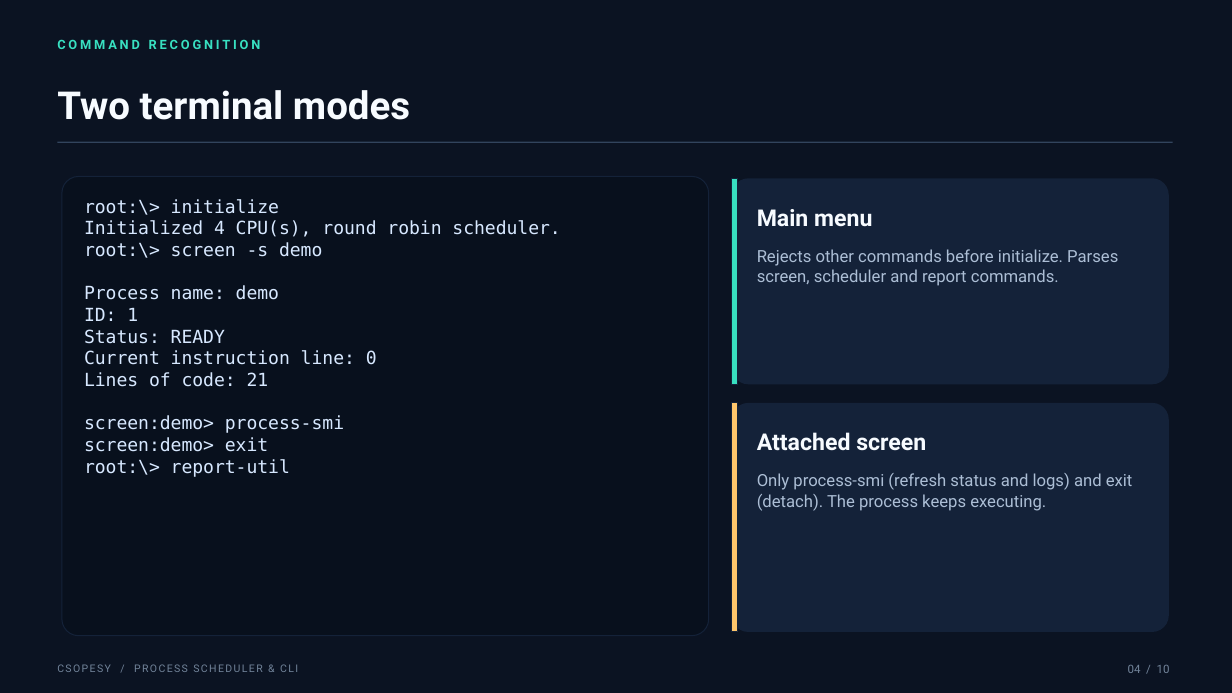
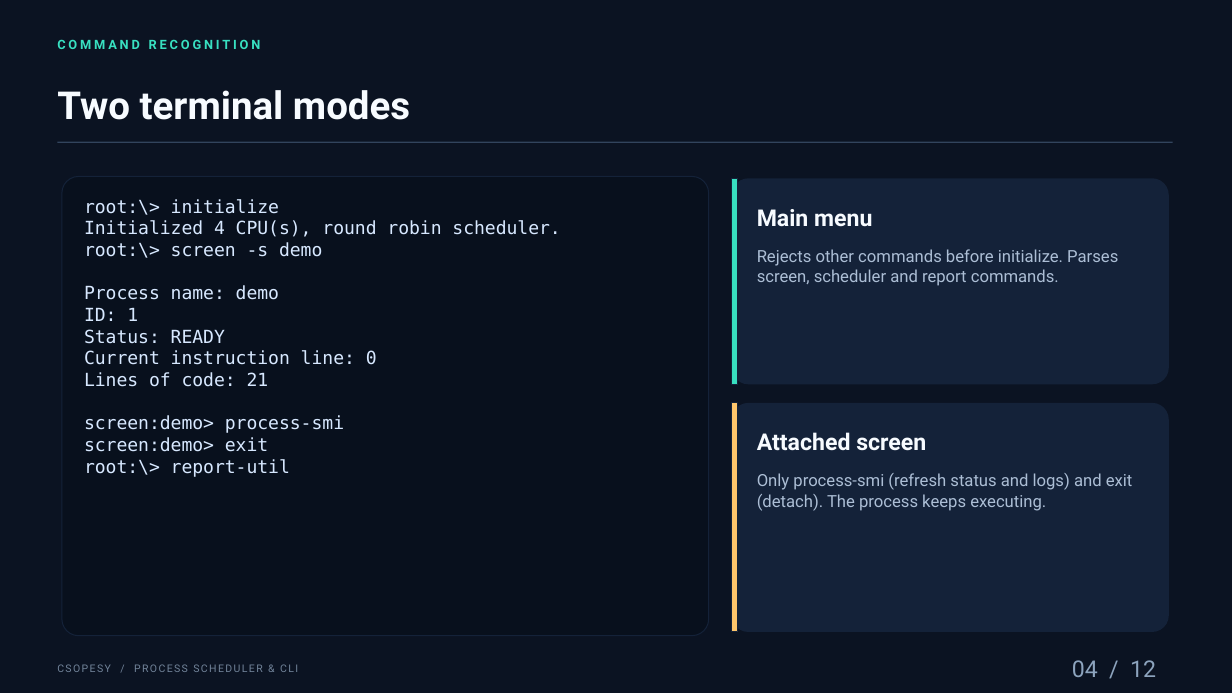
Before and after one commit to mysteriouskimsajaang/Process-Scheduler-CLI, a slide deck: slide 4 of Technical_Report.pptx. Drawn at 1232x693 pixels with LibreOffice and Linux fonts; fonts in the diff are those of the drawing. Boxes give left, top, right and bottom in pixels: in the first picture for what was removed or moved away, otherwise in the second. Text is boxed around its words. In the diff, an @@ line names an element or a change of style, - is before the commit and + after.

```diff
--- a/Technical_Report.pptx
+++ b/Technical_Report.pptx
@@ text at [1072,660,1156,677]: text changed; size 9 to 18 pt; text colour #718399 to #8DA4BE @@
-04 / 10
+04 / 12
```
Also in this commit, not shown: 9 other slides changed, 2 slides added.
